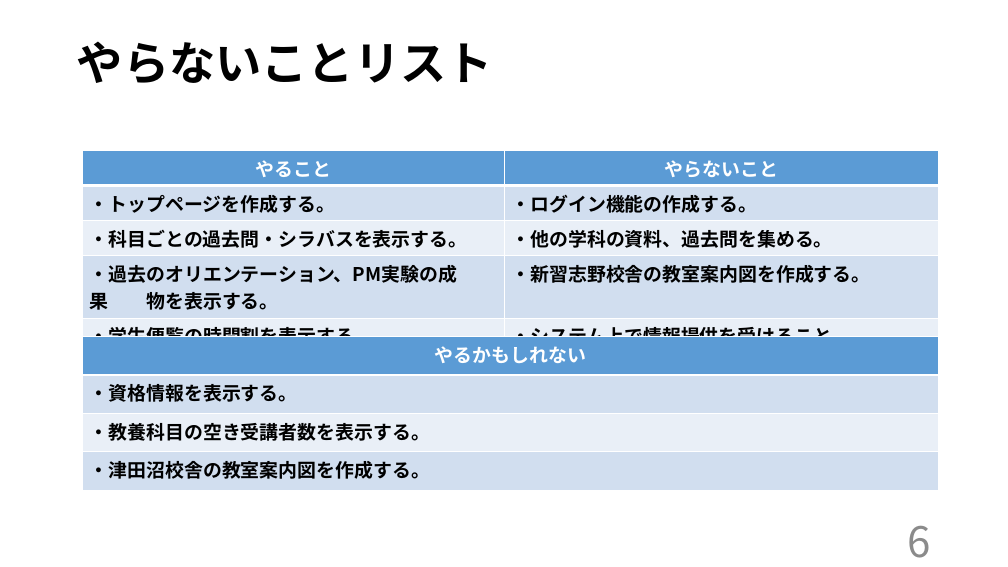
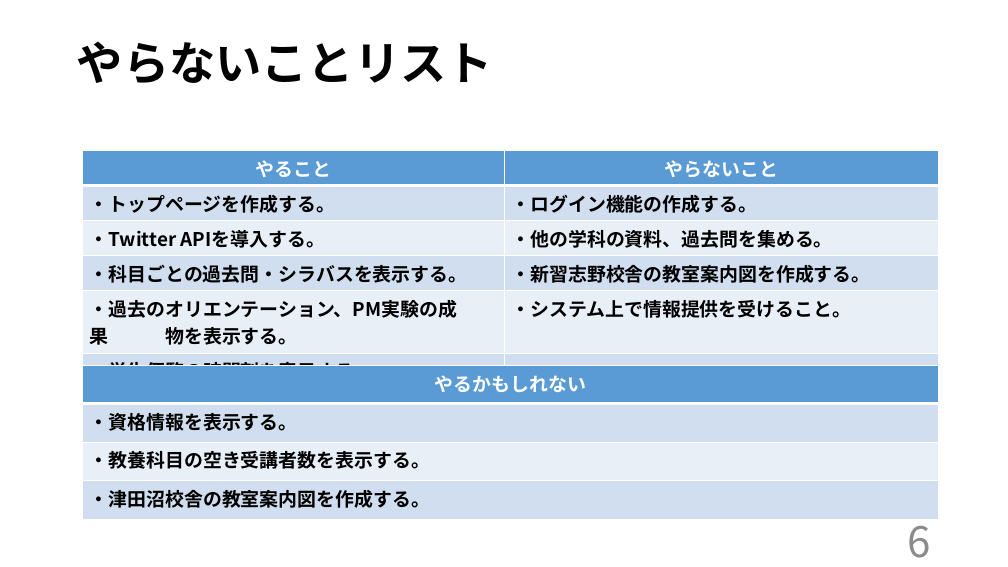
Before and after one commit to kazukiyoshida96/PM-, a slide deck: slide 6 of インセプションデッキ矢吹研A班.pptx. Drawn at 1008x567 pixels with LibreOffice and Linux fonts; fonts in the diff are those of the drawing. Boxes give left, top, right and bottom in pixels: in the first picture for what was removed or moved away, otherwise in the second. Text is boxed around its words. In the diff, an @@ line names an element or a change of style, - is before the commit and + after.

```diff
--- a/インセプションデッキ矢吹研A班.pptx
+++ b/インセプションデッキ矢吹研A班.pptx
@@ table at <box>82,151,939,370</box> @@
-row 3: ・科目ごとの過去問・シラバスを表示する。 | ・他の学科の資料、過去問を集める。
-row 4: ・過去のオリエンテーション、PM実験の成果 物を表示する。 | ・新習志野校舎の教室案内図を作成する。
-row 5: ・学生便覧の時間割を表示する。 | ・システム上で情報提供を受けること。
+row 3: ・Twitter APIを導入する。 | ・他の学科の資料、過去問を集める。
+row 4: ・科目ごとの過去問・シラバスを表示する。 | ・新習志野校舎の教室案内図を作成する。
+row 5: ・過去のオリエンテーション、PM実験の成果 物を表示する。 | ・システム上で情報提供を受けること。
+row 6: ・学生便覧の時間割を表示する。 | 
@@ table: place and size @@
-table at <box>82,337,939,490</box>
+table at <box>82,365,939,519</box>
```
Also in this commit, not shown: 2 other files.
